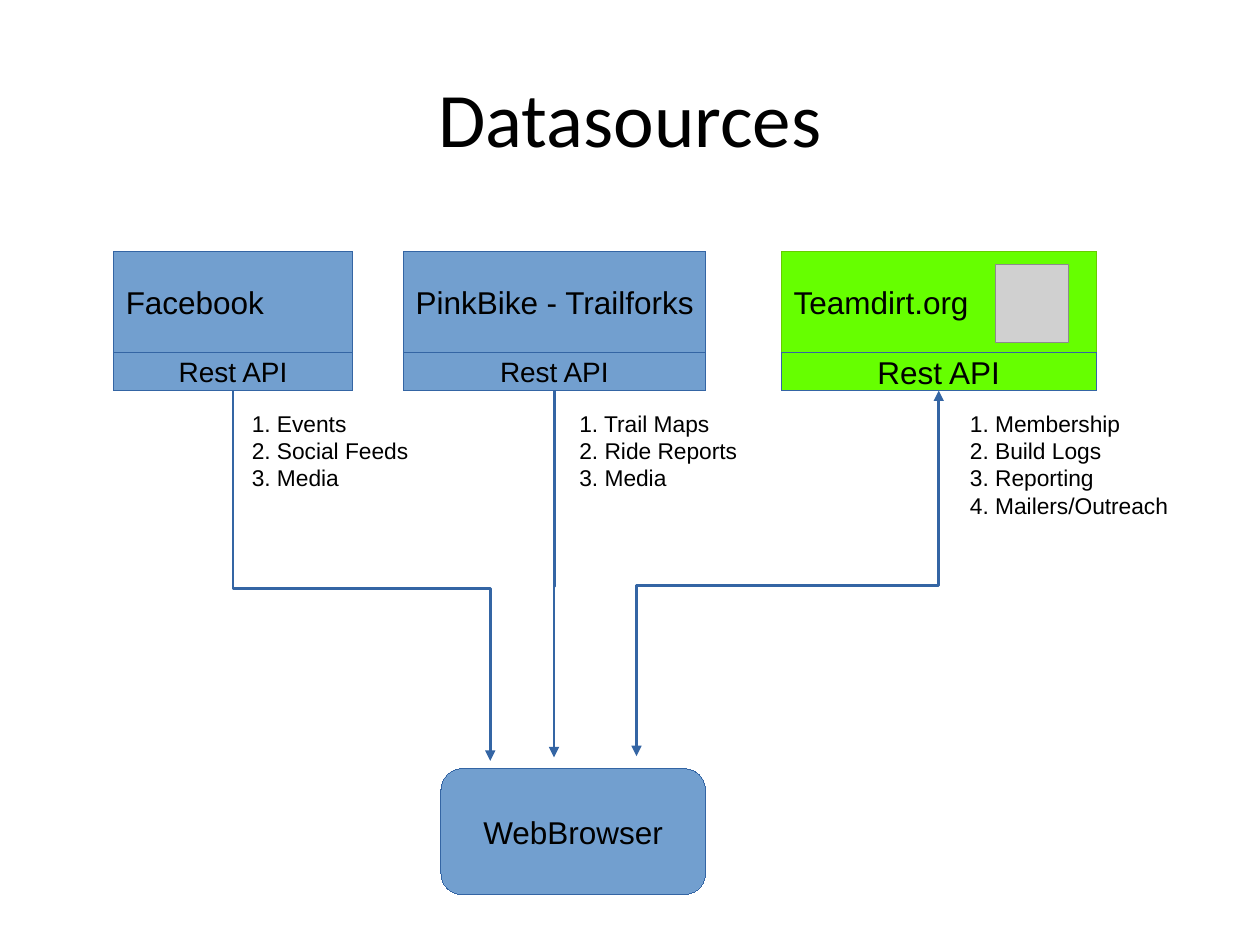
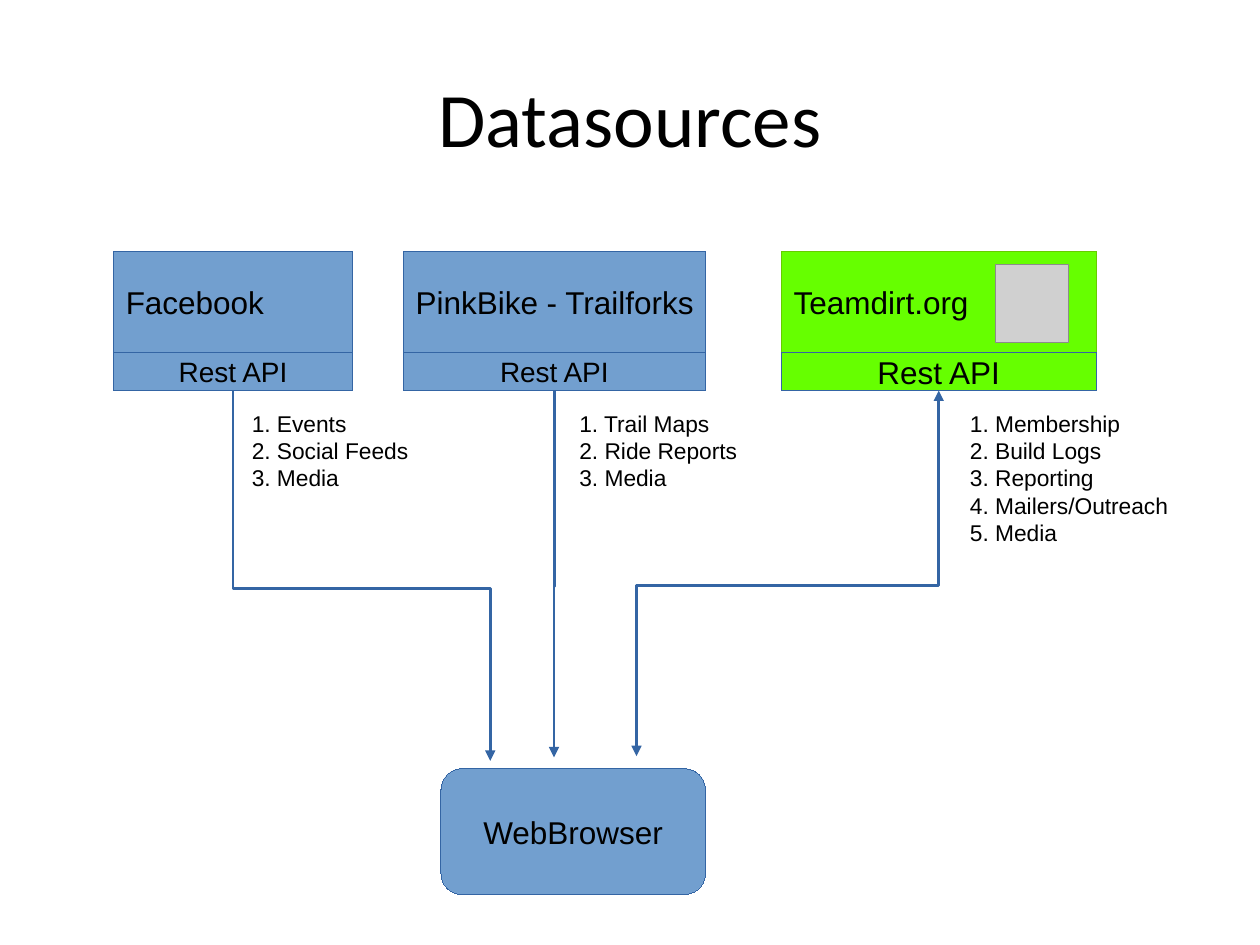
Before and after one commit to teamdirt/teamdirt.org, a slide deck: slide 2 of docs/ProjectPlanning/Project Phases.odp (slide 4 before the commit). Drawn at 1260x945 pixels with LibreOffice and Linux fonts; fonts in the diff are those of the drawing; grey boxes stand for pictures. Boxes give left, top, right and bottom in pixels: in the first picture for what was removed or moved away, otherwise in the second. Text is boxed around its words. In the diff, an @@ line names an element or a change of style, - is before the commit and + after.

```diff
--- a/docs/ProjectPlanning/Project Phases.odp
+++ b/docs/ProjectPlanning/Project Phases.odp
@@ text at <box>970,524,1057,542</box>: paragraph added @@
+5. Media
```
Also in this commit, not shown: 1 other slide changed, 1 slide added, 11 other files.
